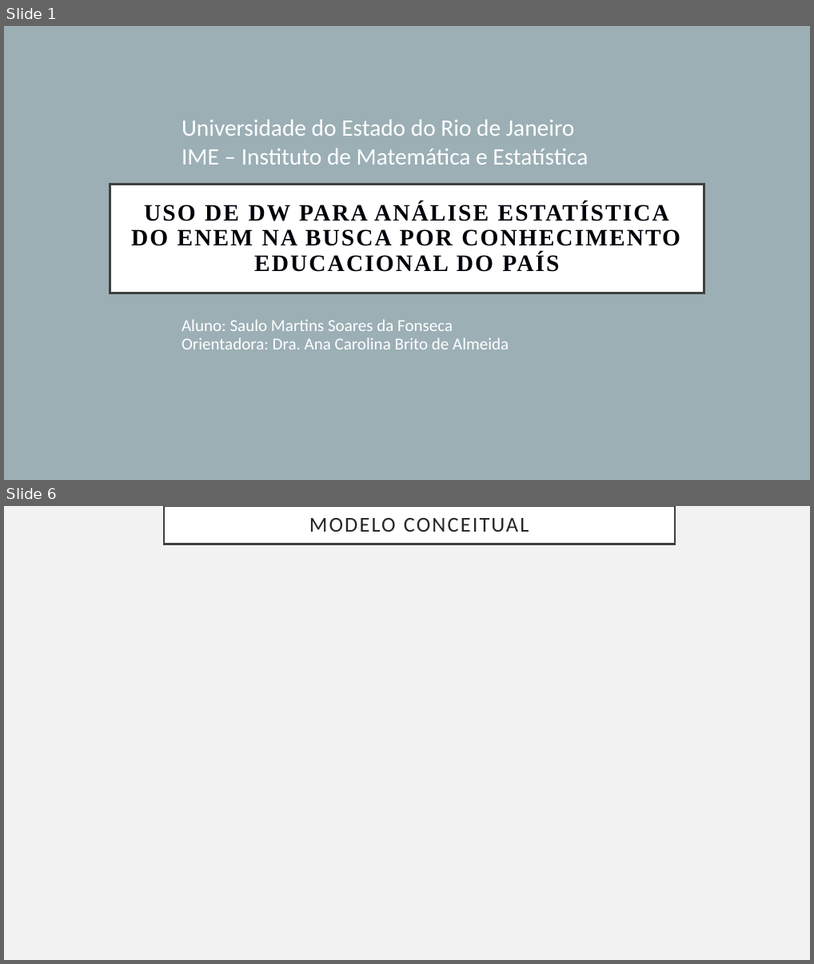
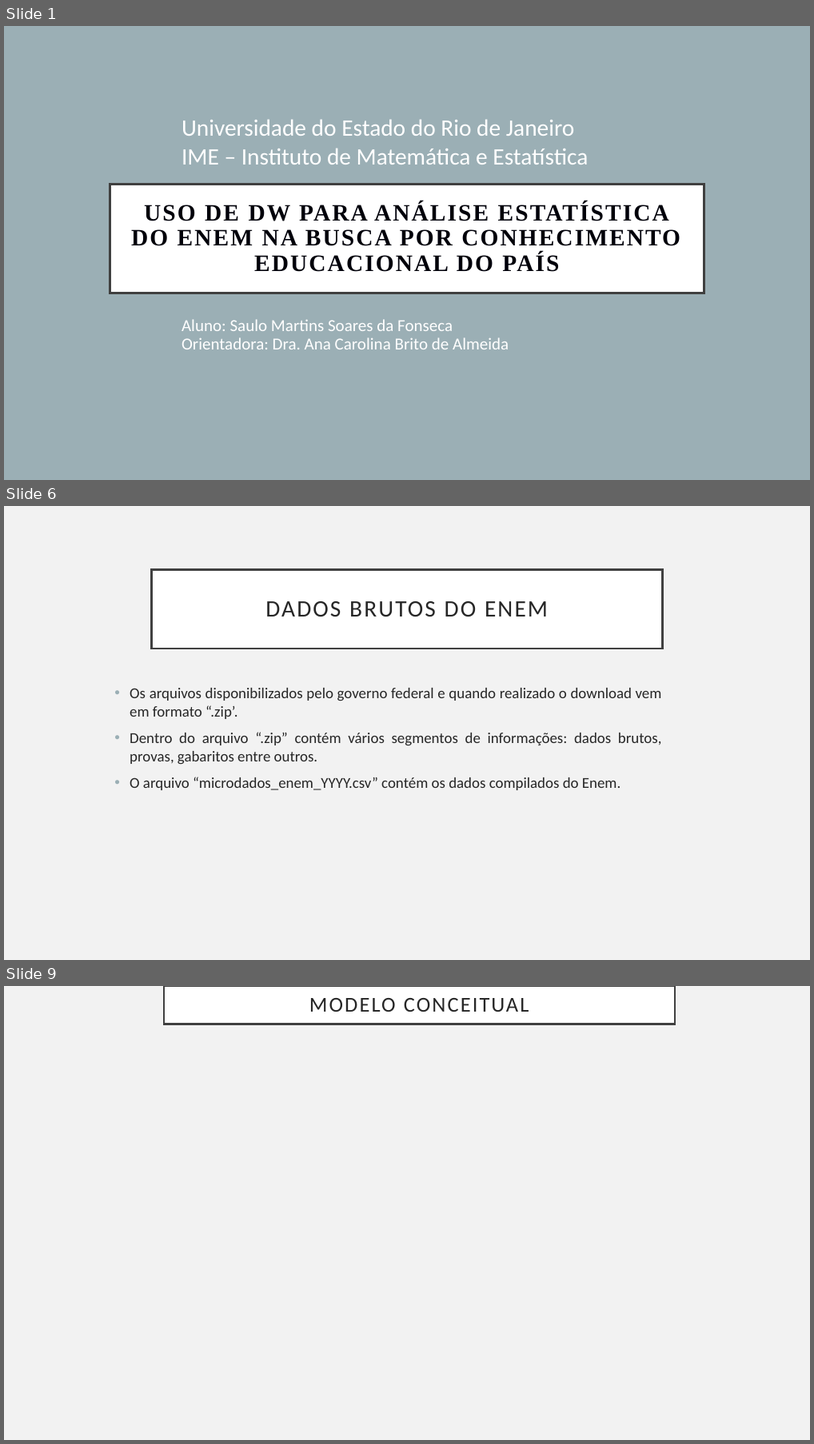
Before and after one commit to martins9/repositoriomonografia, a slide deck: Apresentação_Monografia.pptx. Shown one above the other, each under a label of ours: slides 1 and 6 before the commit, slides 1, 6 and 9 after it; the slides between them are not shown. The pictures are 814x964 and 814x1444 pixels, drawn with LibreOffice and Linux fonts; fonts in the diff are those of the drawing; background and template pictures are left out. Boxes give left, top, right and bottom in pixels: in the first picture for what was removed or moved away, otherwise in the second. Text is boxed around its words. In the diff, an @@ line names an element or a change of style, - is before the commit and + after.

```diff
--- a/Apresentação_Monografia.pptx
+++ b/Apresentação_Monografia.pptx
@@ slide 6 added at (4, 506, 810, 960), background #F2F2F2 @@
@@ title added at (152, 569, 662, 648), fill #FFFFFF, outline #404040 2.5 pt, 28 pt, text #262626 @@
+DADOS BRUTOS DO ENEM
@@ text added at (130, 688, 662, 790), 18 pt, text #262626 @@
+• Os arquivos disponibilizados pelo governo federal e quando realizado o download vem em formato “.zip’.
+• Dentro do arquivo “.zip” contém vários segmentos de informações: dados brutos, provas, gabaritos entre outros.
+• O arquivo “microdados_enem_YYYY.csv” contém os dados compilados do Enem.
@@ what was slide 6 is now slide 9 @@
```
Also in this commit, not shown: 5 slides changed, 2 other slides added.
